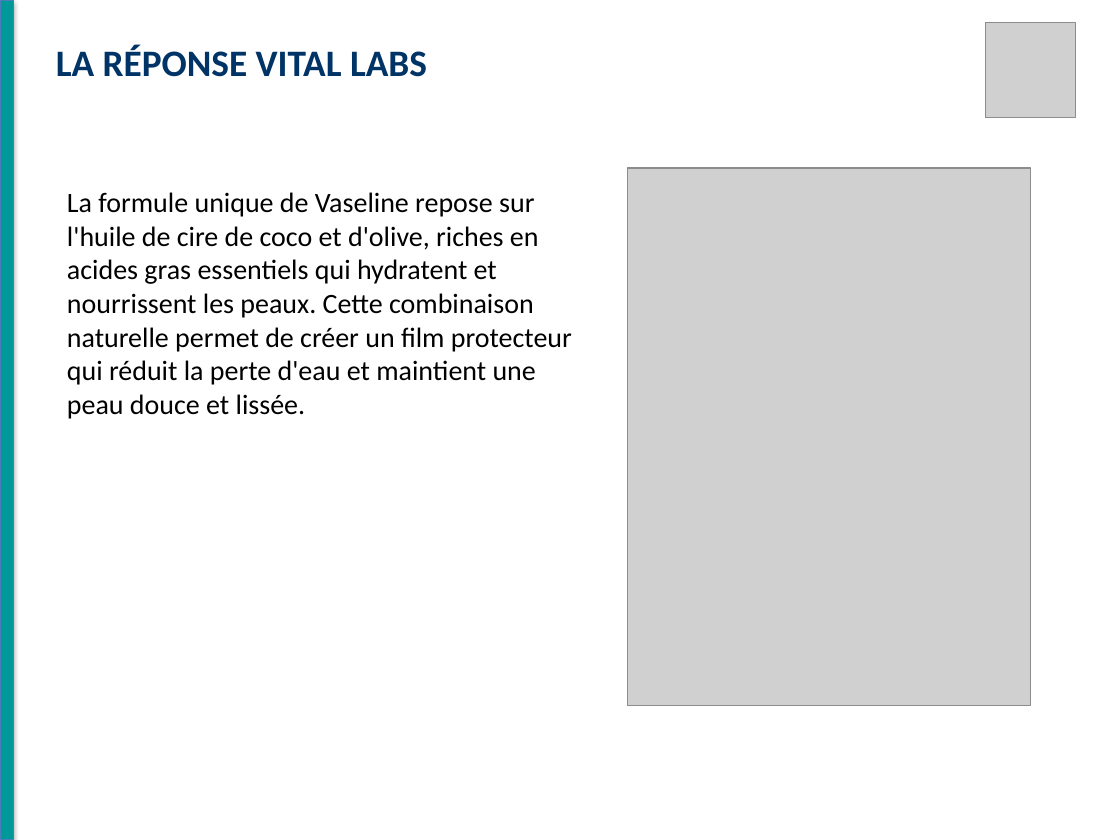
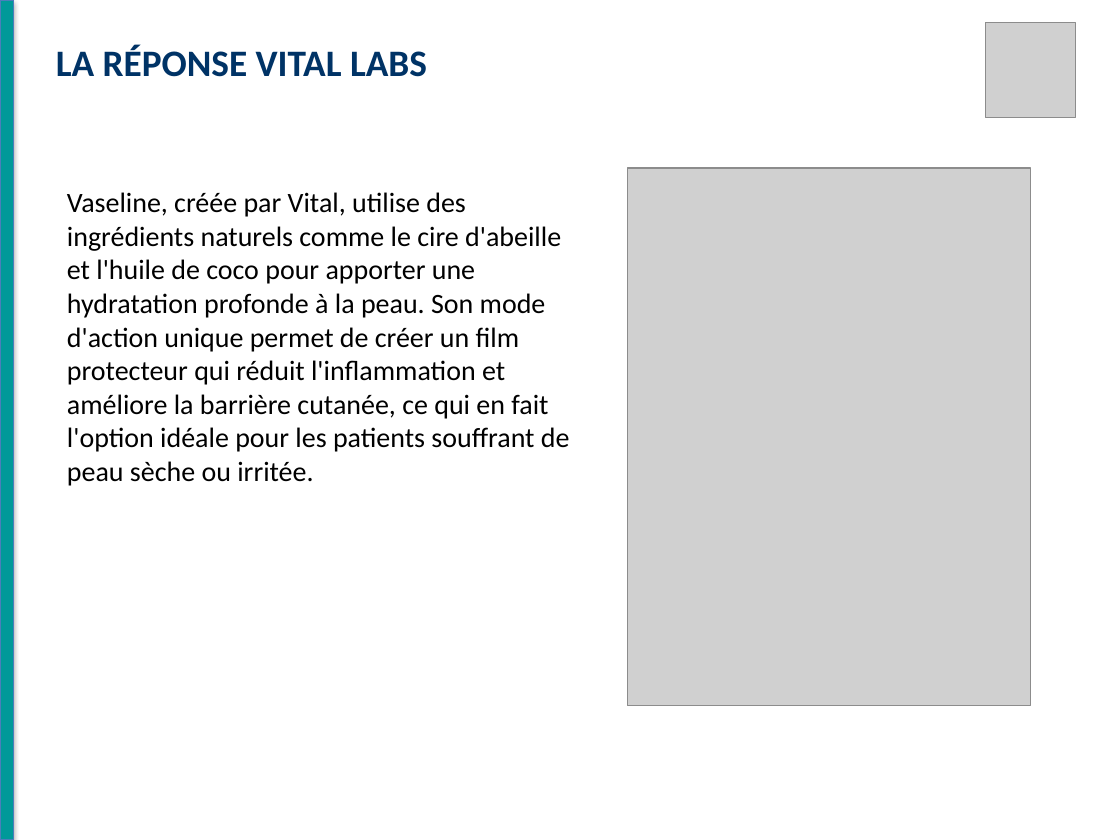
Before and after one commit to RayanAloui/Esprit-PIDS-4DS11-2026-Avatar, a slide deck: slide 3 of alia_django/apps/modeling/data/static/videos/Vaseline.pptx. Drawn at 1120x840 pixels with LibreOffice and Linux fonts; fonts in the diff are those of the drawing; grey boxes stand for pictures. Boxes give left, top, right and bottom in pixels: in the first picture for what was removed or moved away, otherwise in the second. Text is boxed around its words. In the diff, an @@ line names an element or a change of style, - is before the commit and + after.

```diff
--- a/alia_django/apps/modeling/data/static/videos/Vaseline.pptx
+++ b/alia_django/apps/modeling/data/static/videos/Vaseline.pptx
@@ text at [67,192,570,486]: text changed @@
-La formule unique de Vaseline repose sur l'huile de cire de coco et d'olive, riches en acides gras essentiels qui hydratent et nourrissent les peaux. Cette combinaison naturelle permet de créer un film protecteur qui réduit la perte d'eau et maintient une peau douce et lissée.
+Vaseline, créée par Vital, utilise des ingrédients naturels comme le cire d'abeille et l'huile de coco pour apporter une hydratation profonde à la peau. Son mode d'action unique permet de créer un film protecteur qui réduit l'inflammation et améliore la barrière cutanée, ce qui en fait l'option idéale pour les patients souffrant de peau sèche ou irritée.
```
Also in this commit, not shown: 5 other slides changed, 15 other files.
